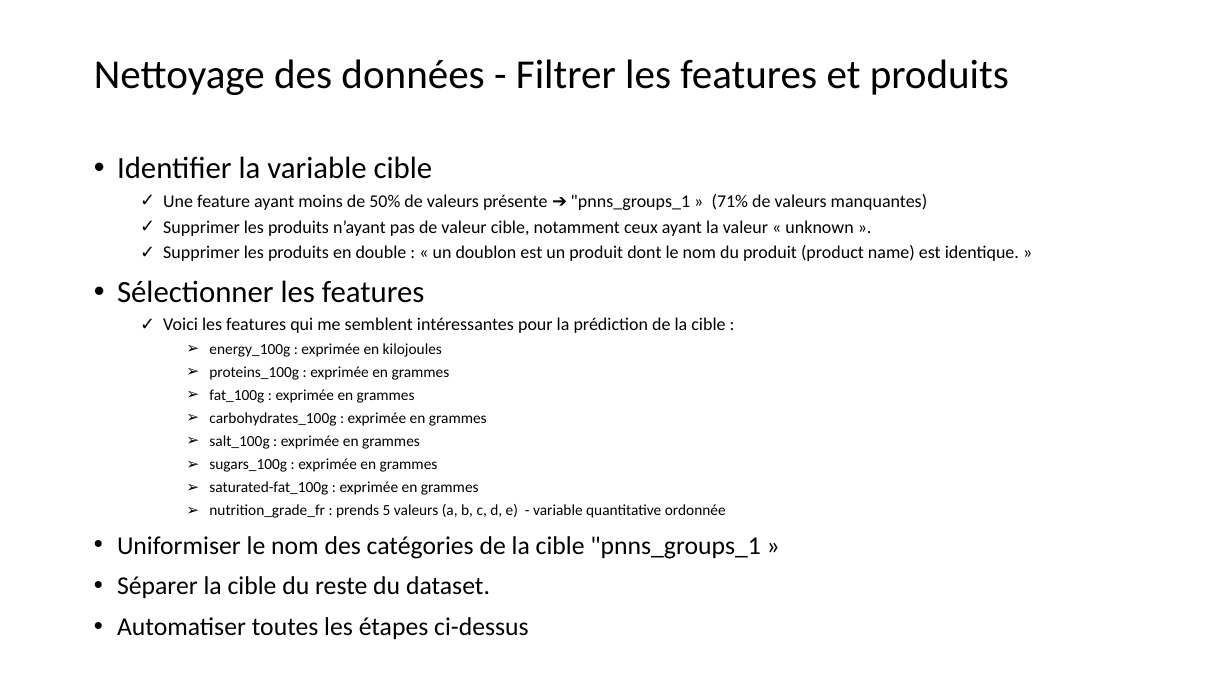
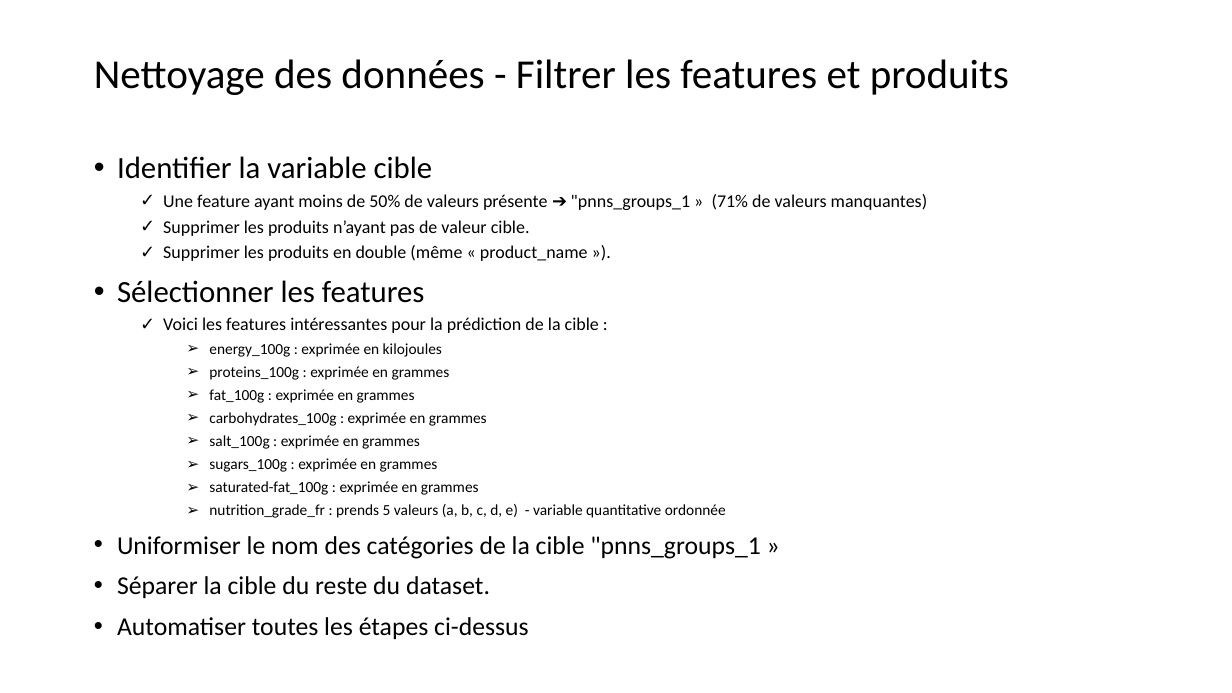
Before and after one commit to ludovic-source/Data_scientist_formation, a slide deck: slide 3 of projet_3/Chimier_Ludovic_1_presentation_092024.pptx. Drawn at 1232x693 pixels with LibreOffice and Linux fonts; fonts in the diff are those of the drawing. Boxes give left, top, right and bottom in pixels: in the first picture for what was removed or moved away, otherwise in the second. Text is boxed around its words. In the diff, an @@ line names an element or a change of style, - is before the commit and + after.

```diff
--- a/projet_3/Chimier_Ludovic_1_presentation_092024.pptx
+++ b/projet_3/Chimier_Ludovic_1_presentation_092024.pptx
@@ text at (163,220,588,261): text changed @@
-  ✓ Supprimer les produits n’ayant pas de valeur cible, notamment ceux ayant la valeur « unknown ».
-  ✓ Supprimer les produits en double : « un doublon est un produit dont le nom du produit (product name) est identique. »
+  ✓ Supprimer les produits n’ayant pas de valeur cible.
+  ✓ Supprimer les produits en double (même « product_name »).
@@ text at (163,317,599,333): text changed @@
-  ✓ Voici les features qui me semblent intéressantes pour la prédiction de la cible :
+  ✓ Voici les features intéressantes pour la prédiction de la cible :
```
Also in this commit, not shown: 9 other slides changed.
